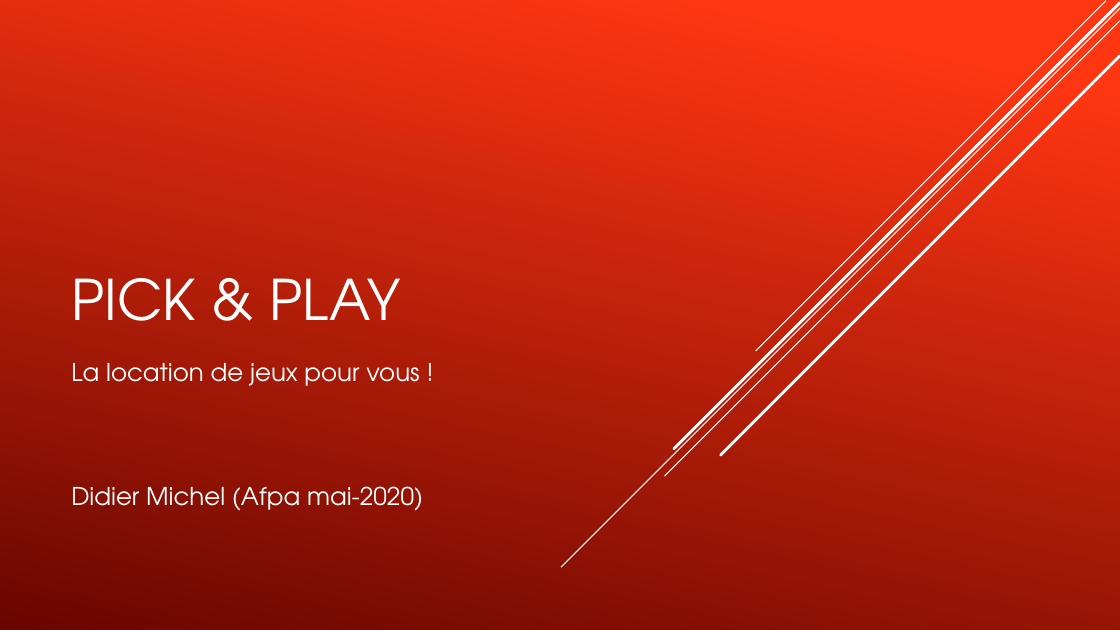
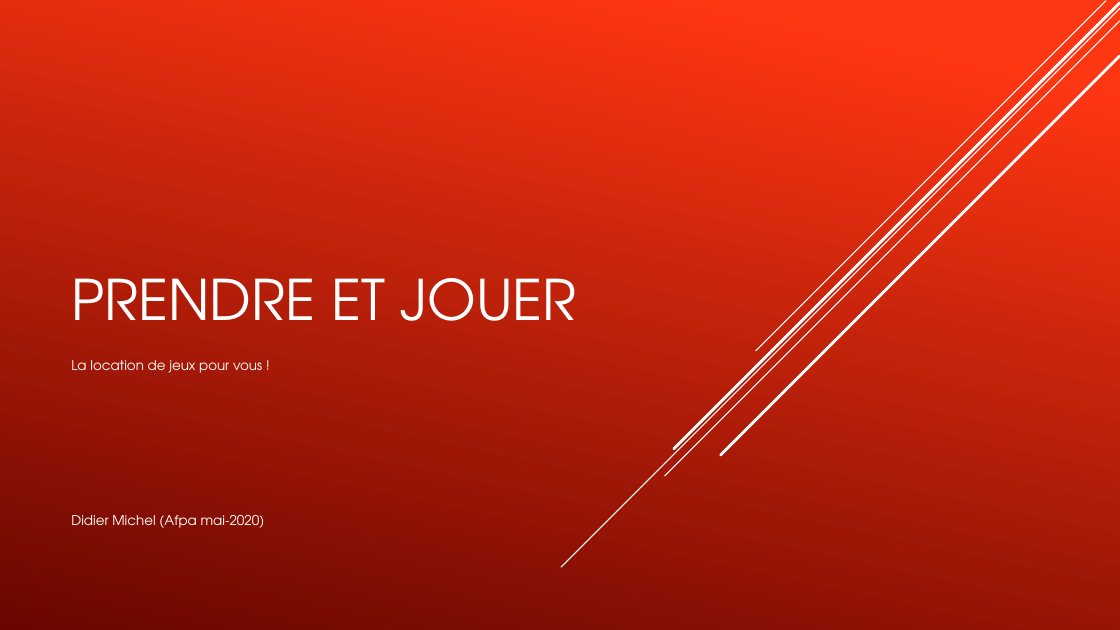
Before and after one commit to jbouchetard/fRouge, a slide deck: slide 1 of fRouge/Pick & play.pptx. Drawn at 1120x630 pixels with LibreOffice and Linux fonts; fonts in the diff are those of the drawing. Boxes give left, top, right and bottom in pixels: in the first picture for what was removed or moved away, otherwise in the second. Text is boxed around its words. In the diff, an @@ line names an element or a change of style, - is before the commit and + after.

Commit message:
modif pwp

```diff
--- a/fRouge/Pick & play.pptx
+++ b/fRouge/Pick & play.pptx
@@ title at bbox=[71, 278, 576, 321]: text changed @@
-PICK & PLAY
+PRENDRE ET JOUER
@@ subtitle "La location de jeux pour ..." at bbox=[71, 360, 265, 528]: size 21 to 11.6 pt; less space between paragraphs @@
```
